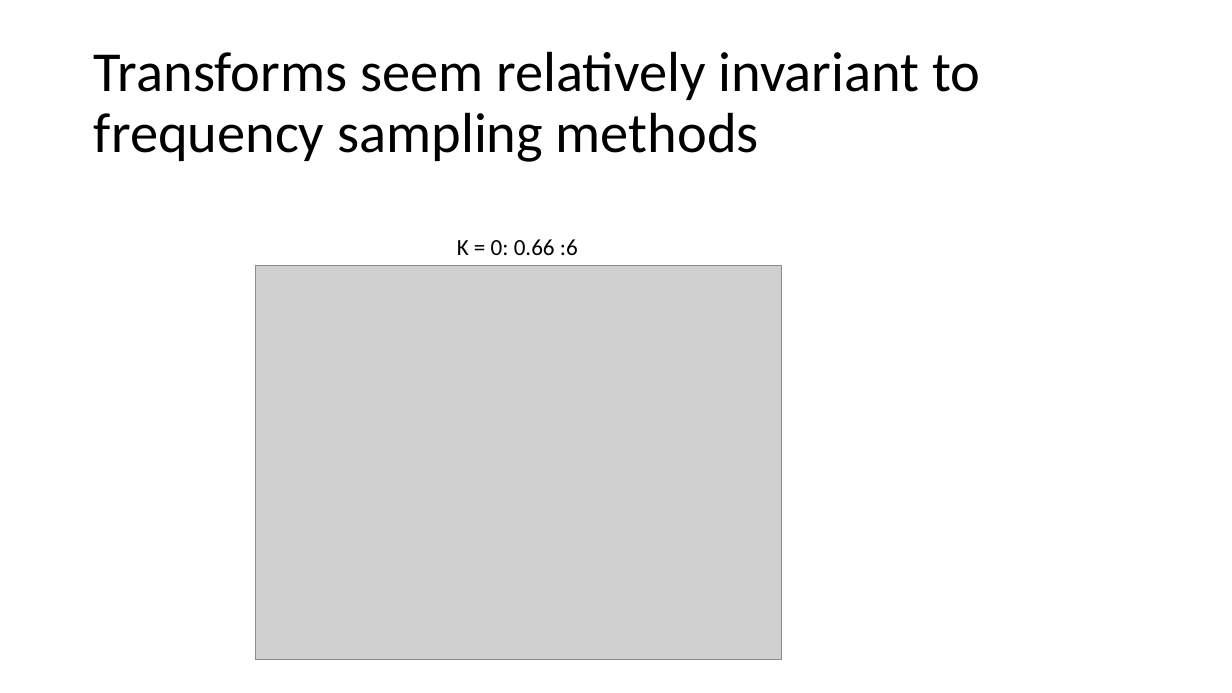
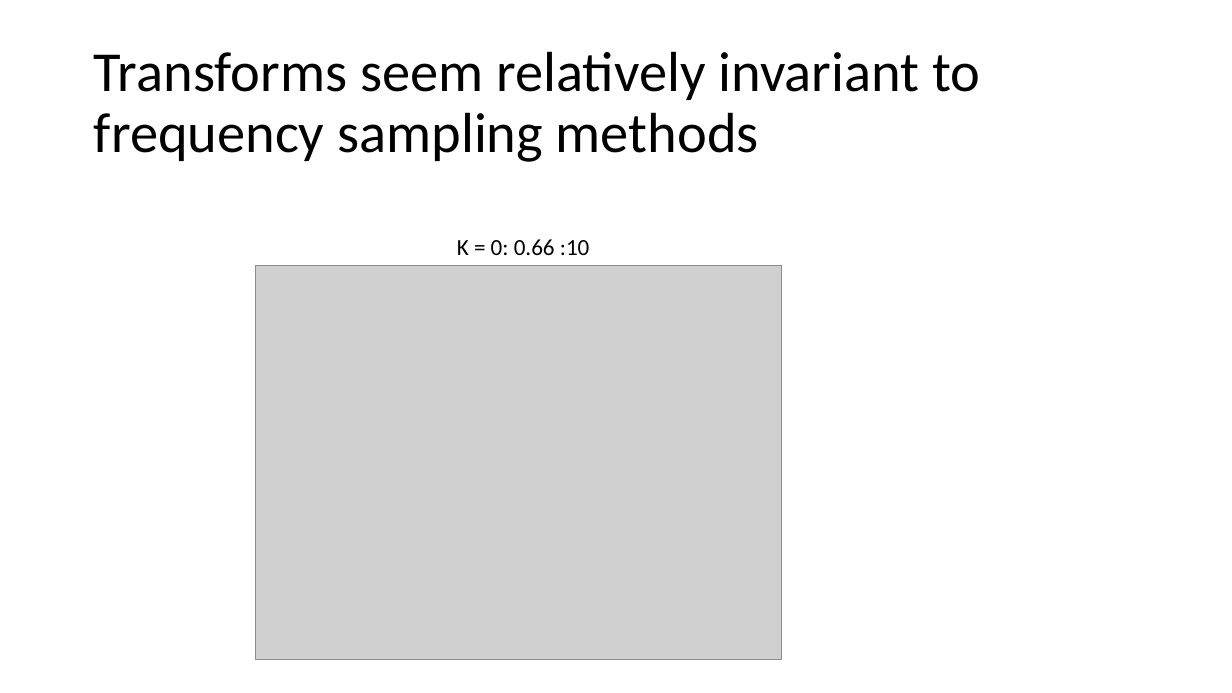
Before and after one commit to acs3235/BMIL, a slide deck: slide 8 of Research Update 4.20.2017.pptx (slide 6 before the commit). Drawn at 1232x693 pixels with LibreOffice and Linux fonts; fonts in the diff are those of the drawing; grey boxes stand for pictures. Boxes give left, top, right and bottom in pixels: in the first picture for what was removed or moved away, otherwise in the second. Text is boxed around its words. In the diff, an @@ line names an element or a change of style, - is before the commit and + after.

```diff
--- a/Research Update 4.20.2017.pptx
+++ b/Research Update 4.20.2017.pptx
@@ text at (457,239,590,255): text changed @@
-K = 0: 0.66 :6
+K = 0: 0.66 :10
```
Also in this commit, not shown: 1 other slide changed, 1 slide removed, 37 other files.
